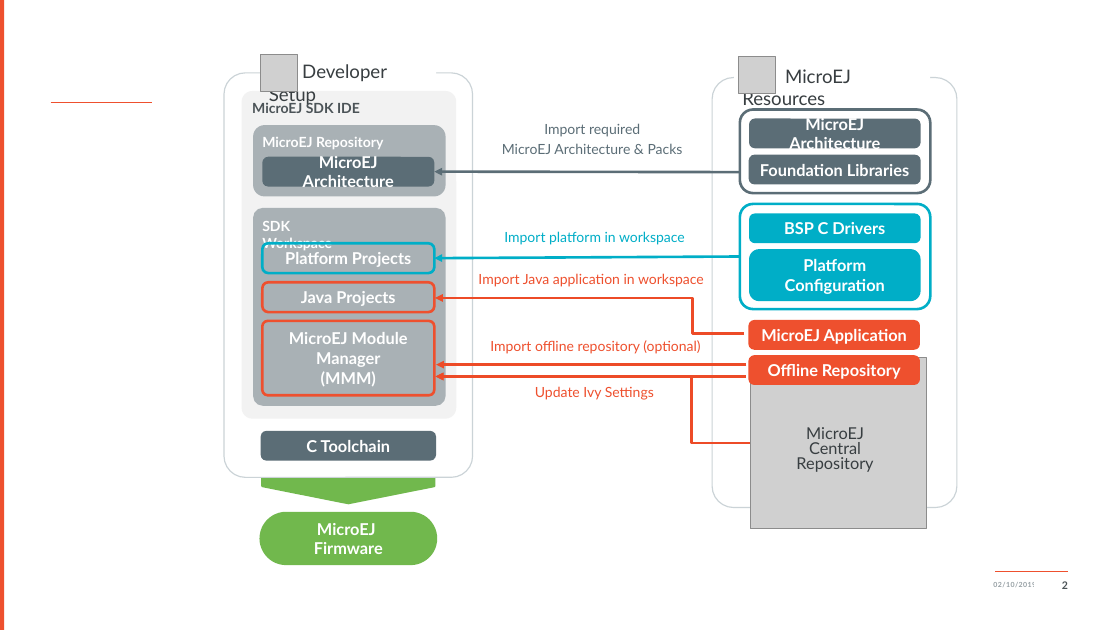
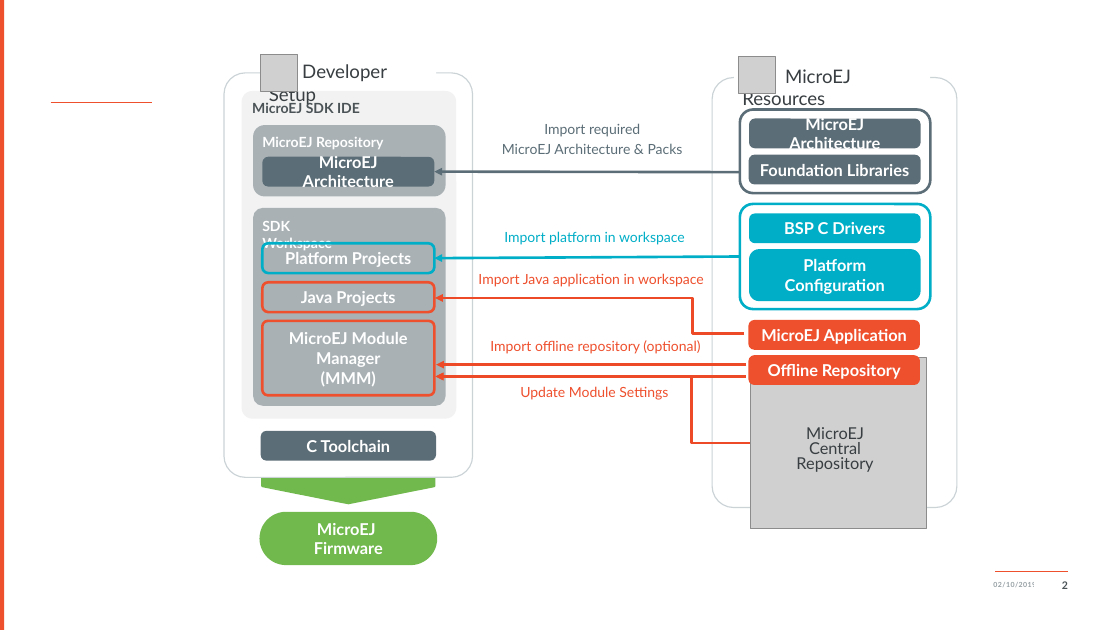
Before and after one commit to MicroEJ/docs, a slide deck: slide 1 of Tutorials/images/qa_resources-v3.pptx. Drawn at 1120x630 pixels with LibreOffice and Linux fonts; fonts in the diff are those of the drawing; grey boxes stand for pictures; background and template pictures are left out. Boxes give left, top, right and bottom in pixels: in the first picture for what was removed or moved away, otherwise in the second. Text is boxed around its words. In the diff, an @@ line names an element or a change of style, - is before the commit and + after.

Commit message:
Remove references to Ivy or artifacts
Use the term Module instead.

```diff
--- a/Tutorials/images/qa_resources-v3.pptx
+++ b/Tutorials/images/qa_resources-v3.pptx
@@ text at box(520, 386, 668, 400): text changed @@
-Update Ivy Settings
+Update Module Settings
```
Also in this commit, not shown: 2 other files.
